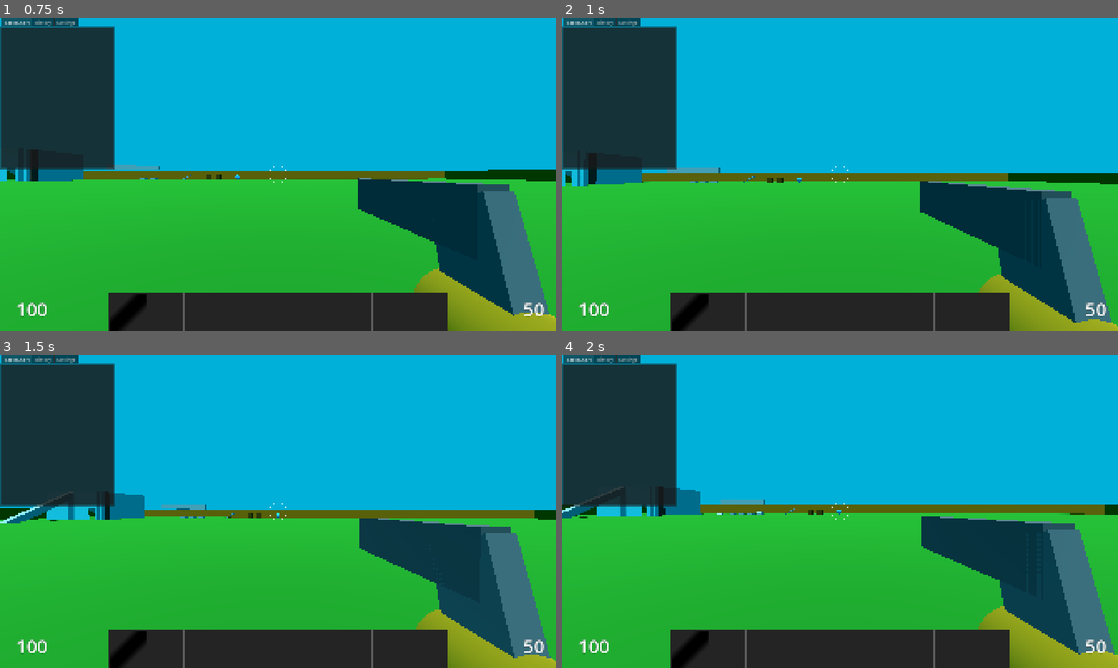
Above: before the commit, frames 1-4 (two rows, left to right).
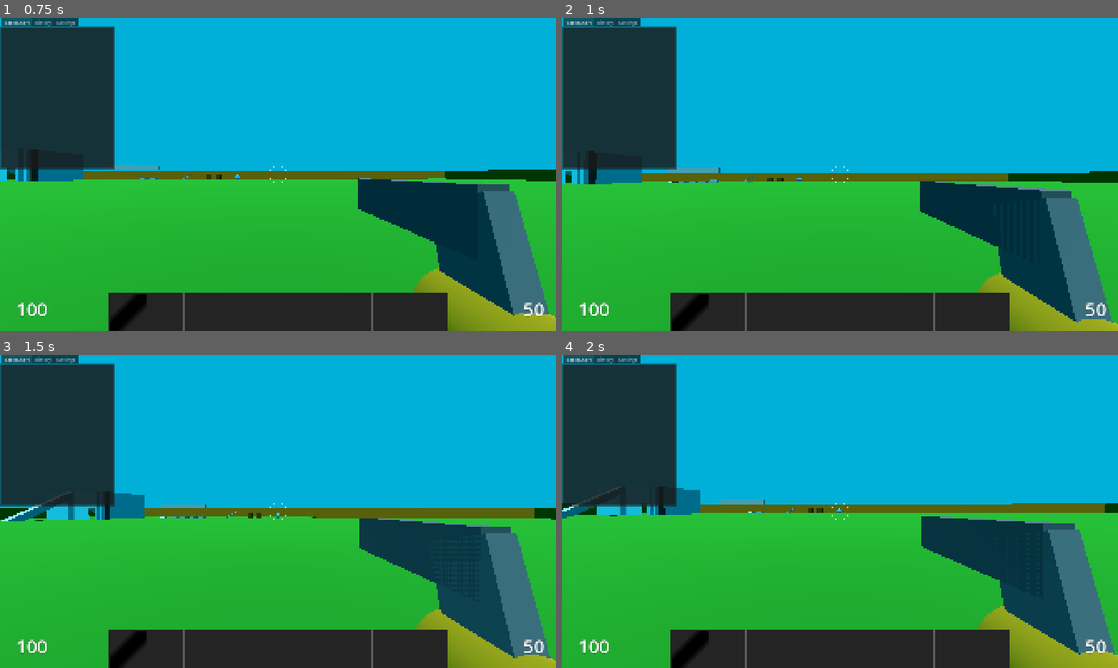
Above: after the commit, the same moments.

Repository: janisl/rpg-core
Game: Godot game, scene res://systems/main_scene.tscn
Two runs of this game, one before a commit and one after it. Both use one fixed random seed, a clock stepped at 60 frames per second and the inputs below.
Inputs (mouse positions are in pixels of both pictures, inside the frame that each line leads up to):
- Up to frame 1 (0.75 s): move the mouse to (305, 174) at 0.52 s; hold W (forward) from 0.53 s (still down); hold Shift (crouch) from 0.53 s (still down)
- Up to frame 2 (1 s): keep holding W (forward); keep holding Shift (crouch); tap Space (jump) at 0.77 s
- Up to frame 3 (1.5 s): keep holding W (forward); move the mouse to (250, 511) at 1.27 s; release Shift (crouch) at 1.28 s; tap Shift (crouch) at 1.35 s
- Up to frame 4 (2 s): keep holding W (forward); tap Space (jump) at 1.52 s

Frame 1 is identical in both runs. In frame 2, 0.4% of the frame differs, in the area x 0-100%, y 42-99%; in frame 3, 0.7%, in the area x 0-100%, y 43-91%; in frame 4, 0.4%.

Commit message:
Change camera height handling.

Diff:
--- a/actors/player/behaviours/crouching.gd
+++ b/actors/player/behaviours/crouching.gd
@@ -13,4 +13,4 @@
 
 
 func _on_state_physics_processing(delta: float) -> void:
-	player.camera_controller.update_camera_height(delta, -1)
+	player.camera_controller.update_camera_height(delta, player.crouch_camera_height)
--- a/actors/player/behaviours/standing.gd
+++ b/actors/player/behaviours/standing.gd
@@ -13,4 +13,4 @@
 
 
 func _on_state_physics_processing(delta: float) -> void:
-	player.camera_controller.update_camera_height(delta, 1)
+	player.camera_controller.update_camera_height(delta, player.standing_camera_height)
--- a/actors/player/components/camera_controller.gd
+++ b/actors/player/components/camera_controller.gd
@@ -1,18 +1,16 @@
 class_name CameraController
 extends Node3D
 
-const DEFAULT_HEIGHT: float = 1.6
-
 @export_group("References")
 @export var player: Player
+
 @export_group("Camera settings")
 @export var mouse_sensitivity := 0.001
 @export_range(-90, -60, 0.1, "radians_as_degrees") var tilt_lower_limit := -PI / 2
 @export_range(60, 90, 0.1, "radians_as_degrees") var tilt_upper_limit := PI / 2
-@export_group("Crouch vertical movement")
-@export var crouch_offset: float = 0.8
+
+@export_group("Smoothing")
 @export var crouch_speed: float = 3.0
-@export_group("Step smoothing")
 @export var step_speed: float = 8.0
 
 var _rotation : Vector3
@@ -27,7 +25,7 @@
 
 func _ready() -> void:
 	_rotation = player.rotation
-	offset_height = DEFAULT_HEIGHT
+	offset_height = player.standing_camera_height
 	Input.mouse_mode = Input.MOUSE_MODE_CAPTURED
 
 
@@ -54,9 +52,8 @@
 	position.y = offset_height + _target_height
 
 
-func update_camera_height(delta: float, direction: int) -> void:
-	if offset_height >= crouch_offset - 0.0001 and offset_height <= DEFAULT_HEIGHT + 0.0001:
-		offset_height = clampf(offset_height + (crouch_speed * direction) * delta, crouch_offset, DEFAULT_HEIGHT)
+func update_camera_height(delta: float, target_height: float) -> void:
+	offset_height = move_toward(offset_height, target_height, crouch_speed * delta)
 
 
 func smooth_step(height_change: float) -> void:
--- a/actors/player/player.gd
+++ b/actors/player/player.gd
@@ -18,6 +18,11 @@
 
 @export_group("Movement settings")
 @export var jump_velocity := 5.0
+
+@export_group("Camera height")
+@export var standing_camera_height := 1.6
+@export var crouch_camera_height := 0.7
+@export var death_camera_height := 0.1
 
 @export_group("Render settings")
 @export_flags_3d_render var mesh_layer := 1
--- a/actors/player/player.tscn
+++ b/actors/player/player.tscn
@@ -52,7 +52,7 @@
 
 [sub_resource type="CapsuleShape3D" id="CapsuleShape3D_rdqwp"]
 radius = 0.3
-height = 1.0
+height = 0.8
 
 [sub_resource type="SphereShape3D" id="SphereShape3D_rghg7"]
 radius = 0.3
@@ -1427,14 +1427,14 @@
 shape = SubResource("CapsuleShape3D_bsiym")
 
 [node name="CrouchingCollision" type="CollisionShape3D" parent="." unique_id=236657216]
-transform = Transform3D(1, 0, 0, 0, 1, 0, 0, 0, 1, 0, 0.5, 0)
+transform = Transform3D(1, 0, 0, 0, 1, 0, 0, 0, 1, 0, 0.4, 0)
 shape = SubResource("CapsuleShape3D_rdqwp")
 disabled = true
 
 [node name="CrouchCheck" type="ShapeCast3D" parent="." unique_id=1516635866]
-transform = Transform3D(1, 0, 0, 0, 1, 0, 0, 0, 1, 0, 0.3, 0)
+transform = Transform3D(1, 0, 0, 0, 1, 0, 0, 0, 1, 0, 0.4, 0)
 shape = SubResource("SphereShape3D_rghg7")
-target_position = Vector3(0, 1.2, 0)
+target_position = Vector3(0, 1.1, 0)
 
 [node name="Neck" type="Node3D" parent="." unique_id=1669881013 node_paths=PackedStringArray("player")]
 transform = Transform3D(1, 0, 0, 0, 1, 0, 0, 0, 1, 0, 1.6, 0)
